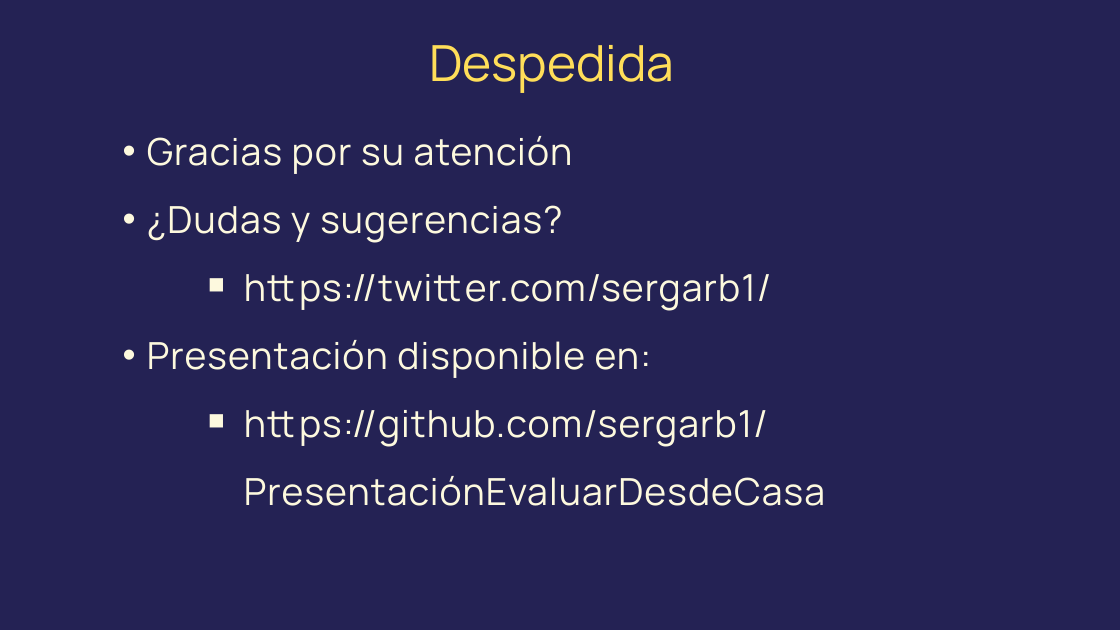
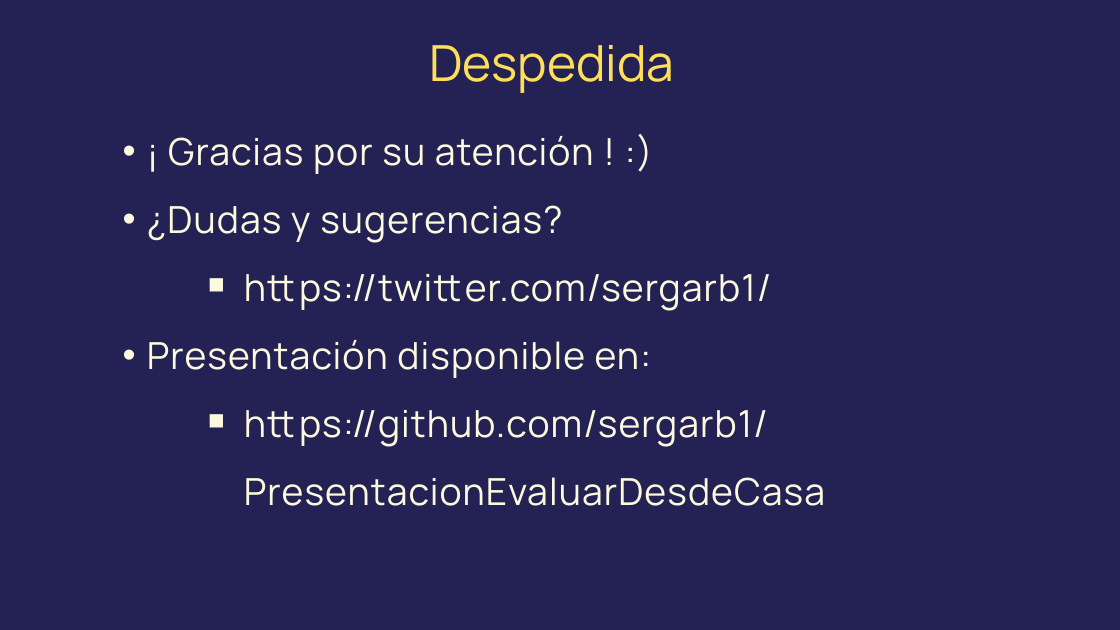
Before and after one commit to sergarb1/PresentacionEvaluarDesdeCasa, a slide deck: slide 24 of Evaluar alumnos desde casa.odp. Drawn at 1120x630 pixels with LibreOffice and Linux fonts; fonts in the diff are those of the drawing. Boxes give left, top, right and bottom in pixels: in the first picture for what was removed or moved away, otherwise in the second. Text is boxed around its words. In the diff, an @@ line names an element or a change of style, - is before the commit and + after.

```diff
--- a/Evaluar alumnos desde casa.odp
+++ b/Evaluar alumnos desde casa.odp
@@ text at (x1=168, y1=136, x2=594, y2=174): text changed @@
-  • Gracias por su atención
+  • ¡ Gracias por su atención ! :)
@@ text at (x1=244, y1=410, x2=825, y2=506): text changed @@
-      ￭ https://github.com/sergarb1/PresentaciónEvaluarDesdeCasa
+      ￭ https://github.com/sergarb1/PresentacionEvaluarDesdeCasa
```
Also in this commit, not shown: 17 other slides changed, 1 other file.
